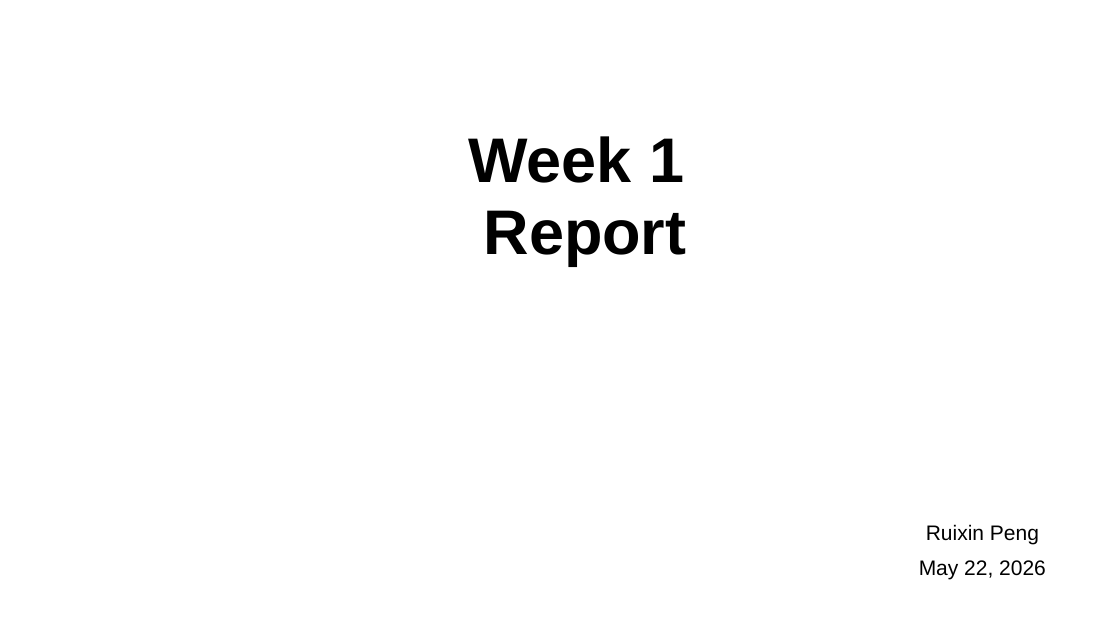
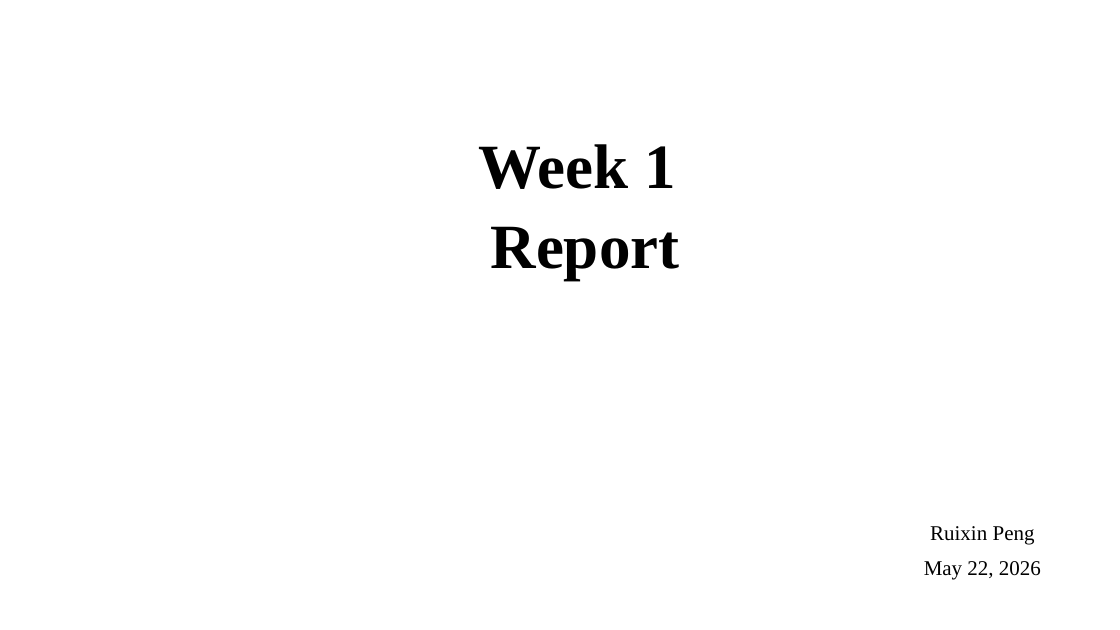
Before and after one commit to Strongxlb/Graduation-Project, a slide deck: slide 1 of meetings/我/5-22.pptx. Drawn at 1120x630 pixels with LibreOffice and Linux fonts; fonts in the diff are those of the drawing. Boxes give left, top, right and bottom in pixels: in the first picture for what was removed or moved away, otherwise in the second. Text is boxed around its words. In the diff, an @@ line names an element or a change of style, - is before the commit and + after.

```diff
--- a/meetings/我/5-22.pptx
+++ b/meetings/我/5-22.pptx
@@ subtitle "Week 1" at <box>478,144,680,280</box>: font Arial to Times New Roman; line spacing 0.8 to 0.9 @@
@@ text "Ruixin Peng" at <box>924,526,1041,579</box>: font Arial to Times New Roman @@
```
Also in this commit, not shown: 8 other slides changed.
